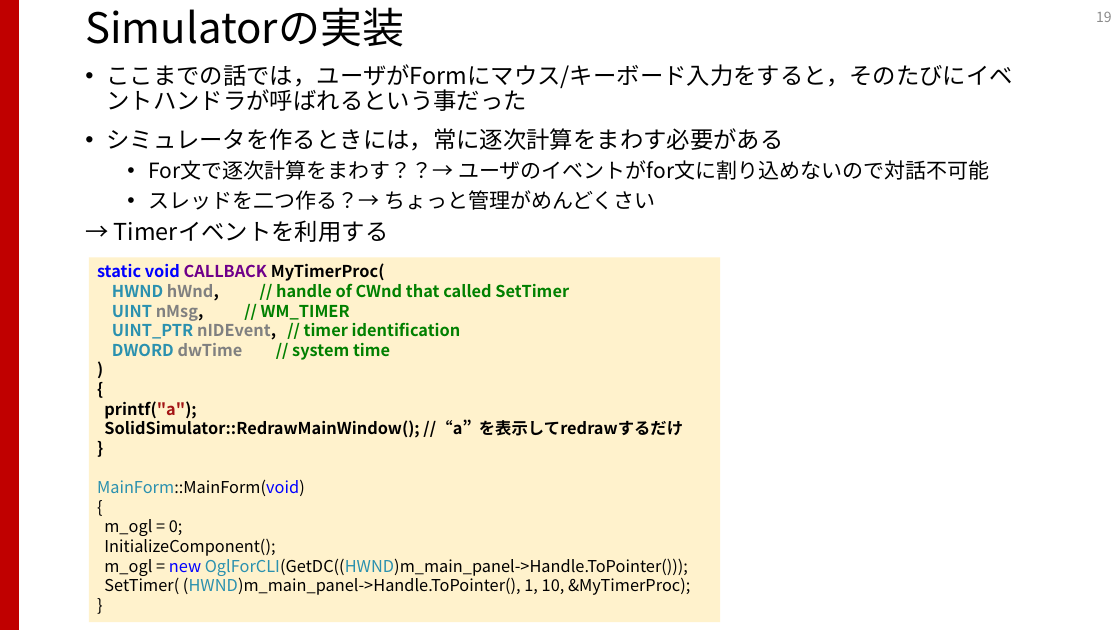
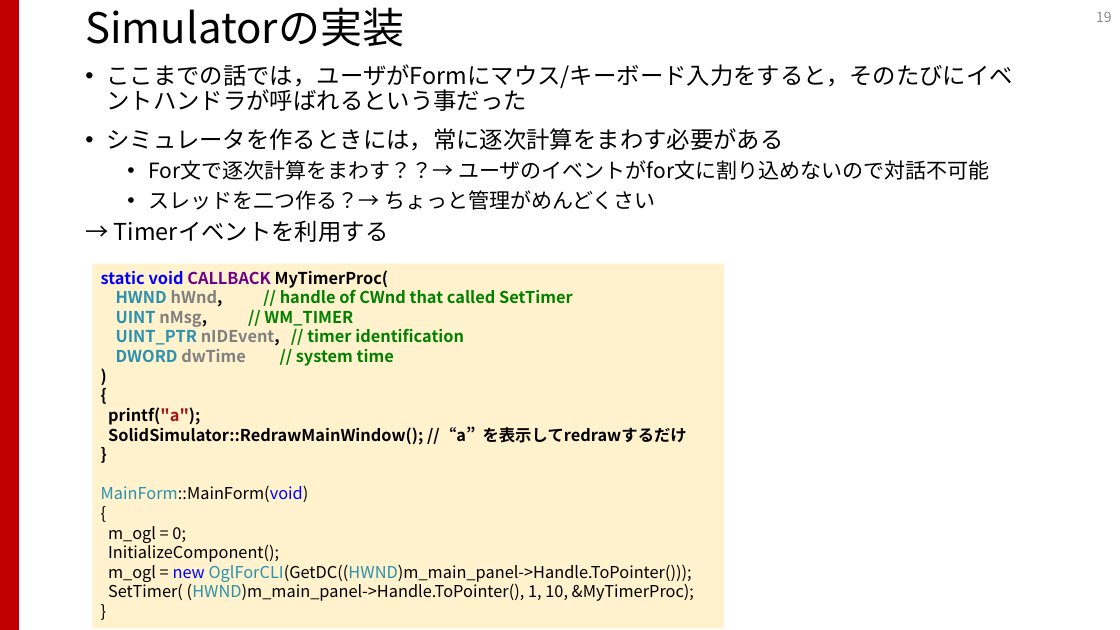
Before and after one commit to InteractiveGraphicsLab/IGLabProgramBootup, a slide deck: slide 19 of プログラミングスタートアップ.pptx. Drawn at 1120x630 pixels with LibreOffice and Linux fonts; fonts in the diff are those of the drawing. Boxes give left, top, right and bottom in pixels: in the first picture for what was removed or moved away, otherwise in the second. Text is boxed around its words. In the diff, an @@ line names an element or a change of style, - is before the commit and + after.

```diff
--- a/プログラミングスタートアップ.pptx
+++ b/プログラミングスタートアップ.pptx
@@ rectangle "static void CALLBACK MyTimerProc(": place and size @@
-rectangle "static void CALLBACK MyTimerProc(" at [89, 257, 721, 622]
+rectangle "static void CALLBACK MyTimerProc(" at [92, 264, 724, 628]
```
Also in this commit, not shown: 24 other files.
